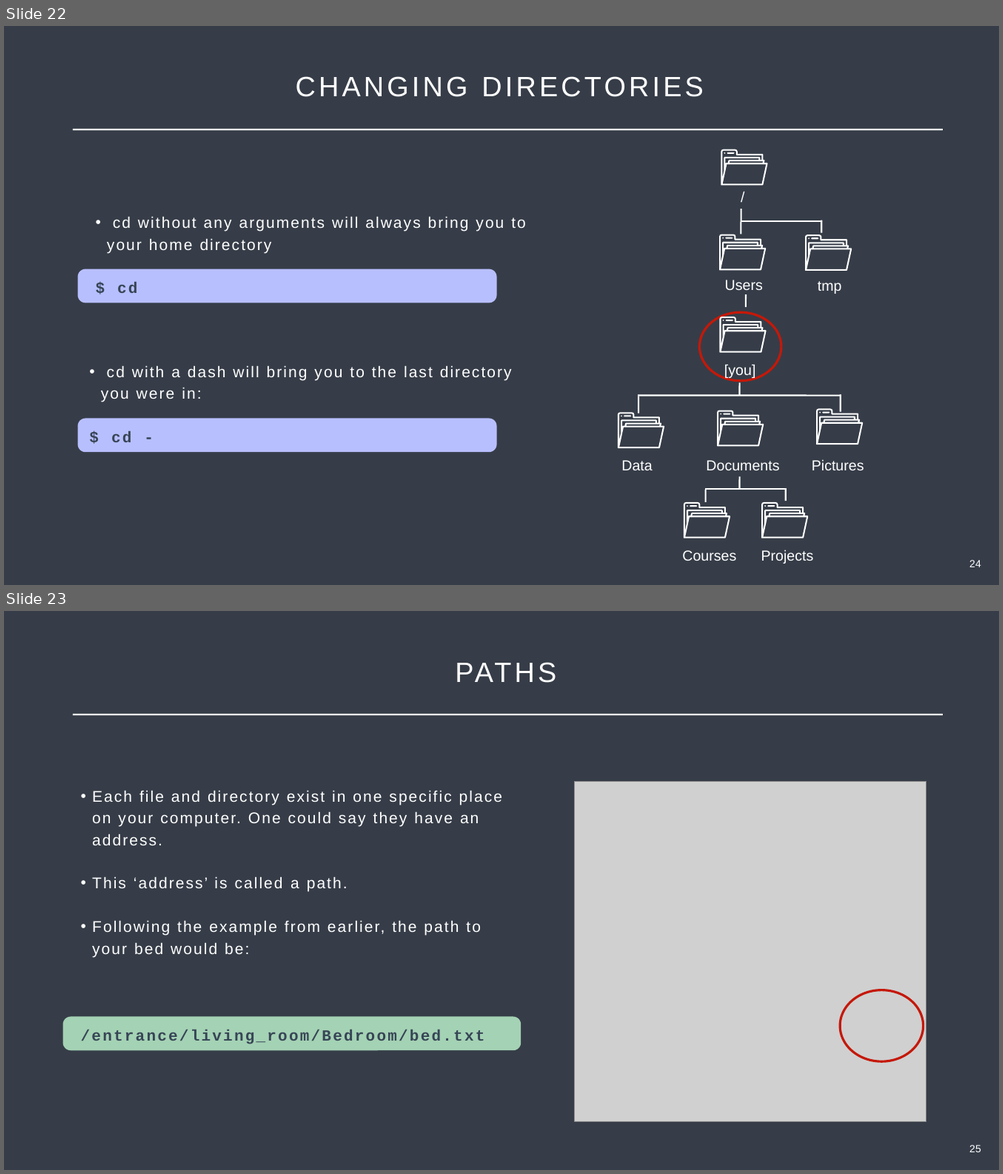
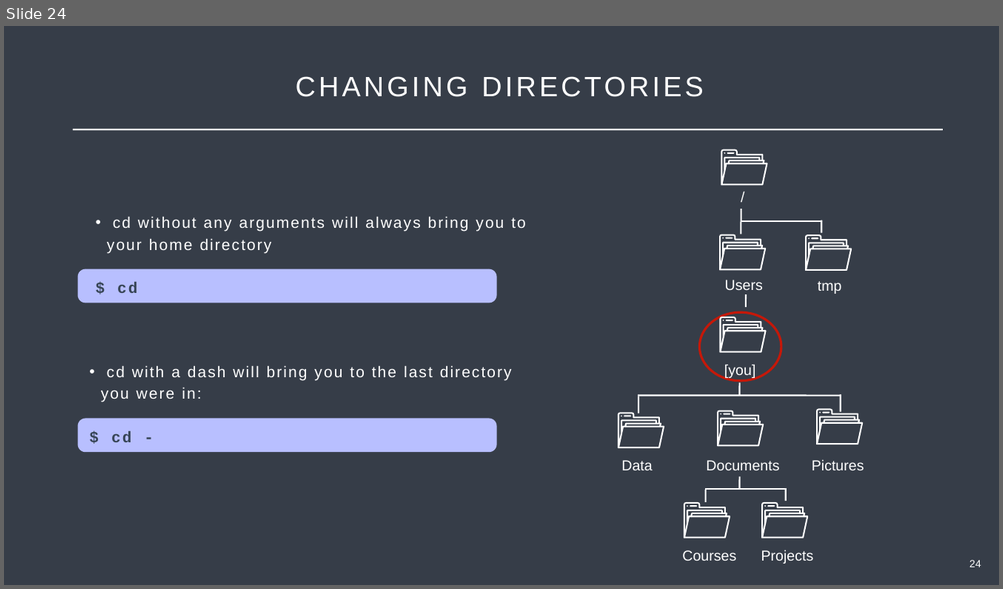
Before and after one commit to Center-for-Health-Data-Science/Just-Bash-It, a slide deck: Teachers/Just_Bash_It_Slideshow.pptx. Shown one above the other, each under a label of ours: slides 22 and 23 before the commit, slide 24 after it. The pictures are 1003x1174 and 1003x589 pixels, drawn with LibreOffice and Linux fonts; fonts in the diff are those of the drawing; grey boxes stand for pictures. Boxes give left, top, right and bottom in pixels: in the first picture for what was removed or moved away, otherwise in the second. Text is boxed around its words. In the diff, an @@ line names an element or a change of style, - is before the commit and + after.

```diff
--- a/Teachers/Just_Bash_It_Slideshow.pptx
+++ b/Teachers/Just_Bash_It_Slideshow.pptx
@@ slide 23 removed at <box>4,611,999,1170</box>, background #363D48 @@
@@ text removed at <box>453,652,562,689</box> @@
-PATHS
@@ line removed from (73, 715) to (942, 715) @@
@@ picture removed at <box>575,781,926,1122</box> @@
@@ text removed at <box>81,790,502,1045</box> @@
-• Each file and directory exist in one specific place on your computer. One could say they have an address.
-• This ‘address’ is called a path.
-• Following the example from earlier, the path to your bed would be:
-/entrance/living_room/Bedroom/bed.txt
@@ ellipse removed at <box>839,991,923,1062</box> @@
@@ rounded rectangle removed at <box>63,1017,521,1051</box> @@
@@ text removed at <box>969,1145,981,1153</box> @@
-25
@@ what was slide 22 is now slide 24 @@
```
Also in this commit, not shown: 9 slides changed, 2 slides added, 2 other slides removed.
